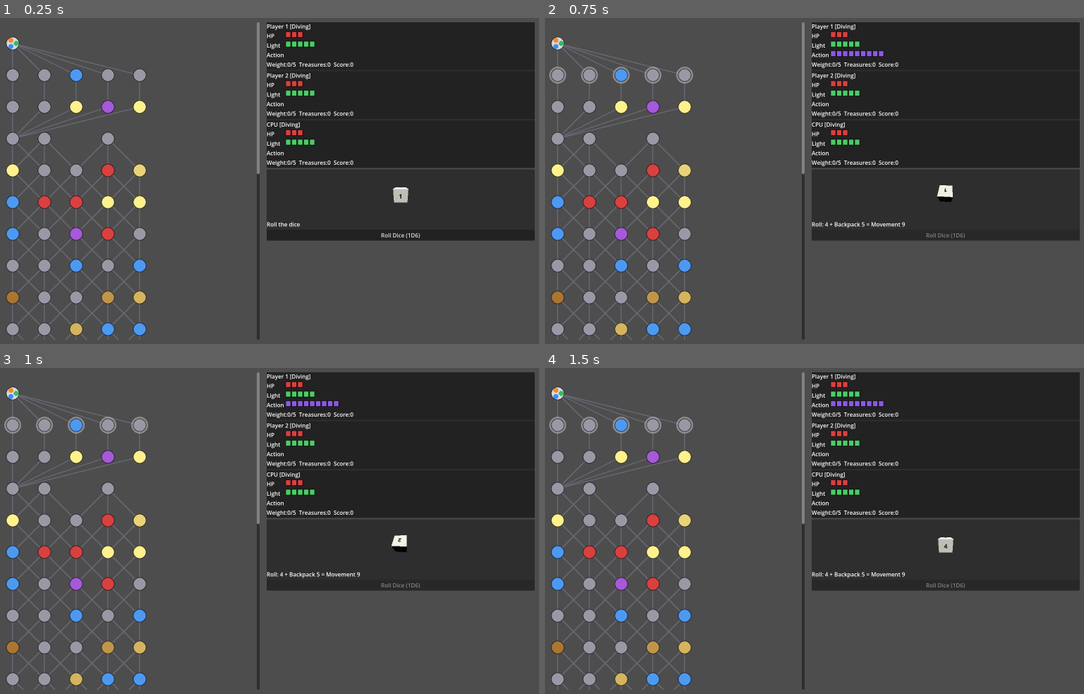
Above: before the commit, frames 1-4 (two rows, left to right).
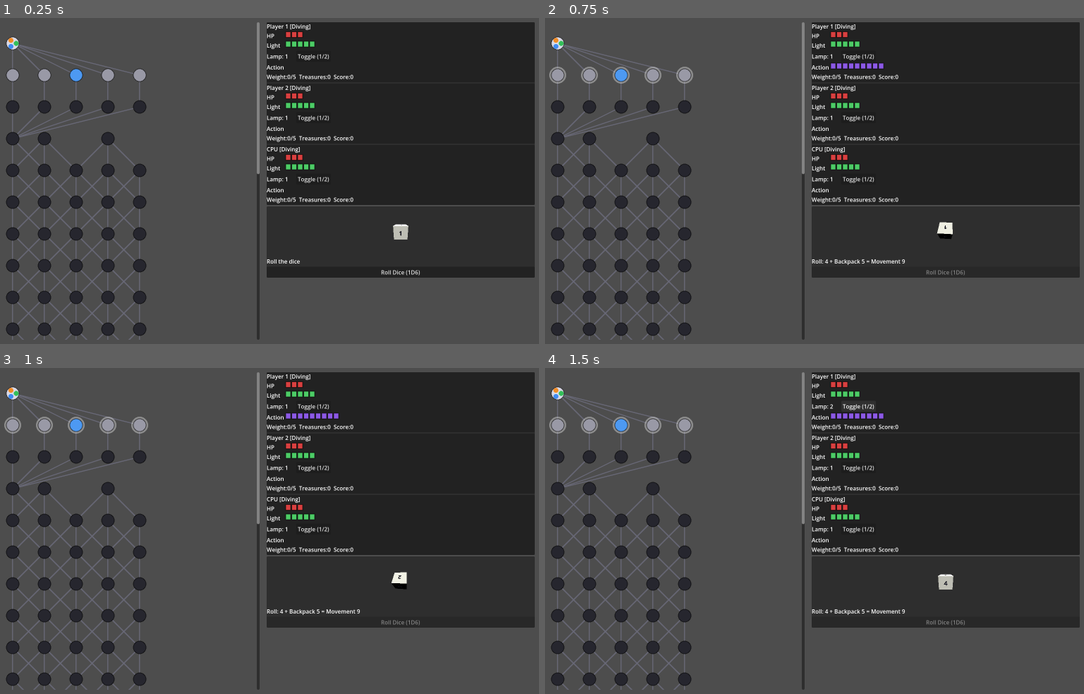
Above: after the commit, the same moments.

Repository: dandan62/gamejam
Game: Godot game, scene res://scenes/Main.tscn
Two runs of this game, one before a commit and one after it. Both use one fixed random seed, a clock stepped at 60 frames per second and the inputs below.
Inputs (mouse positions are in pixels of both pictures, inside the frame that each line leads up to):
- Up to frame 1 (0.25 s): no input
- Up to frame 2 (0.75 s): click "Roll Dice (1D6)" at 0.5 s
- Up to frame 3 (1 s): no input
- Up to frame 4 (1.5 s): click (857, 407) at 1.25 s, where only the run after the commit has a clickable "Toggle (1/2)"

The runs differ from the first frame. In frame 1, 11% of the frame differs, in the area x 1-100%, y 10-98%; in frame 2, 11%; in frame 3, 11%; in frame 4, 11%.

Commit message:
add dark v1

Diff:
--- a/scenes/Board.gd
+++ b/scenes/Board.gd
@@ -12,6 +12,8 @@
 var node_positions: Dictionary = {}
 var highlighted_forward: Array = []
 var highlighted_backward: Array = []
+
+var visible_node_ids: Array = []  # node IDs the current player can see
 
 const NODE_RADIUS := 18.0
 const DEPTH_SPACING := 90.0
@@ -44,6 +46,10 @@
 	highlighted_backward = backward_ids
 	queue_redraw()
 
+
+func set_visible_nodes(ids: Array) -> void:
+	visible_node_ids = ids
+	queue_redraw()
 
 ## ハイライト中のノードをクリックしたら node_clicked を発火する。
 ## Emits node_clicked when a currently-highlighted node is clicked.
@@ -117,7 +123,8 @@
 	for node in map_graph.get_all_nodes():
 		var n: MapNodeDef = node
 		var pos: Vector2 = node_positions[n.id]
-		var color := _tile_color(n)
+		var is_visible: bool = visible_node_ids.is_empty() or visible_node_ids.has(n.id)
+		var color := _tile_color(n) if is_visible else Color(0.15, 0.15, 0.18)
 		if highlighted_forward.has(n.id):
 			draw_circle(pos, NODE_RADIUS + 6, Color(1, 1, 1, 0.35))
 		elif highlighted_backward.has(n.id):
--- a/scenes/Main.gd
+++ b/scenes/Main.gd
@@ -10,6 +10,7 @@
 var round_label: Label
 
 
+
 func _ready() -> void:
 	GameManager.start_new_game()
 
@@ -19,6 +20,7 @@
 	add_child(scroll)
 
 	board = Board.new()
+	GameManager.board = board
 	board.custom_minimum_size = Vector2(560, 1900)
 	board.setup(GameManager.map_graph)
 	board.node_clicked.connect(_on_board_node_clicked)
--- a/scenes/ui/HUD.gd
+++ b/scenes/ui/HUD.gd
@@ -56,9 +56,26 @@
 		light_tag.custom_minimum_size = Vector2(50, 0)
 		light_row.add_child(light_tag)
 		var light_gauge := SegmentGauge.new()
+
 		light_gauge.filled_color = Color(0.3, 0.8, 0.4)
 		light_row.add_child(light_gauge)
 		_light_gauges.append(light_gauge)
+
+		var lamp_row := HBoxContainer.new()
+		col.add_child(lamp_row)
+		var lamp_label := Label.new()
+		lamp_label.text = "Lamp: 1"
+		lamp_label.custom_minimum_size = Vector2(80, 0)
+		lamp_row.add_child(lamp_label)
+		var lamp_btn := Button.new()
+		lamp_btn.text = "Toggle (1/2)"
+		var captured_player: PlayerState = _p  # capture the loop variable
+		var captured_label: Label = lamp_label
+		lamp_btn.pressed.connect(func():
+			captured_player.lamp_level = 2 if captured_player.lamp_level == 1 else 1
+			captured_label.text = "Lamp: %d" % captured_player.lamp_level
+		)
+		lamp_row.add_child(lamp_btn)
 
 		var action_row := HBoxContainer.new()
 		col.add_child(action_row)
--- a/scripts/autoload/GameManager.gd
+++ b/scripts/autoload/GameManager.gd
@@ -12,7 +12,7 @@
 var spawner: TreasureSpawner
 var current_player_index: int = 0
 var round_number: int = 1
-
+var board: Board = null
 
 func start_new_game(map_name: String = "") -> void:
 	players.clear()
--- a/scripts/core/TurnManager.gd
+++ b/scripts/core/TurnManager.gd
@@ -63,6 +63,11 @@
 	if player.status == PlayerState.Status.RETURNED:
 		player.status = PlayerState.Status.ACTIVE
 	_was_return = false
+
+	# ADD THESE TWO LINES
+	var visible_ids := GameManager.map_graph.get_visible_node_ids(player.current_node_id, player.lamp_level)
+	GameManager.board.set_visible_nodes(visible_ids)
+
 	state = State.WAITING_ROLL
 	turn_started.emit(player)
 	if player.is_cpu:
@@ -103,6 +108,8 @@
 ## and the turn ends.
 func _advance_one_step() -> void:
 	var player := GameManager.get_current_player()
+	var visible_ids := GameManager.map_graph.get_visible_node_ids(player.current_node_id, player.lamp_level)
+	GameManager.board.set_visible_nodes(visible_ids)
 	var map_graph: MapGraph = GameManager.map_graph
 	var forward_ids: Array = map_graph.get_forward_ids(player.current_node_id)
 	var backward_ids: Array = map_graph.get_backward_ids(player.current_node_id)
@@ -269,7 +276,7 @@
 
 func _finish_turn(player: PlayerState) -> void:
 	if not _was_return and player.status == PlayerState.Status.ACTIVE:
-		var light_cost: int = max(1 - player.get_stat_bonus(BuffData.Stat.LIGHT), 0)
+		var light_cost: int = max(player.lamp_level - player.get_stat_bonus(BuffData.Stat.LIGHT), 0)
 		player.light = max(player.light - light_cost, 0)
 		_check_elimination(player)
 
--- a/scripts/entities/PlayerState.gd
+++ b/scripts/entities/PlayerState.gd
@@ -12,6 +12,9 @@
 var light: int = 5
 var max_light: int = 5
 var weight_capacity_base: int = 5
+
+
+var lamp_level: int = 1  # 1 = see 1 tile ahead/behind, 2 = see 2 tiles ahead/behind
 
 var current_node_id: int = 0
 var status: Status = Status.ACTIVE
--- a/scripts/map/MapGraph.gd
+++ b/scripts/map/MapGraph.gd
@@ -47,3 +47,23 @@
 
 func has_backward(node_id: int) -> bool:
 	return not get_backward_ids(node_id).is_empty()
+
+## Returns all node IDs visible from `from_node_id` within `radius` hops
+## in both forward and backward directions.
+func get_visible_node_ids(from_node_id: int, radius: int) -> Array:
+	var visited: Dictionary = {}
+	var queue: Array = [[from_node_id, 0]]  # [node_id, depth]
+	while not queue.is_empty():
+		var pair = queue.pop_front()
+		var nid: int = pair[0]
+		var depth: int = pair[1]
+		if visited.has(nid):
+			continue
+		visited[nid] = true
+		if depth >= radius:
+			continue
+		for fwd in get_forward_ids(nid):
+			queue.append([fwd, depth + 1])
+		for bwd in get_backward_ids(nid):
+			queue.append([bwd, depth + 1])
+	return visited.keys()
Not shown, added: .DS_Store
Not shown, added: data/.DS_Store
Not shown, added: scripts/.DS_Store
